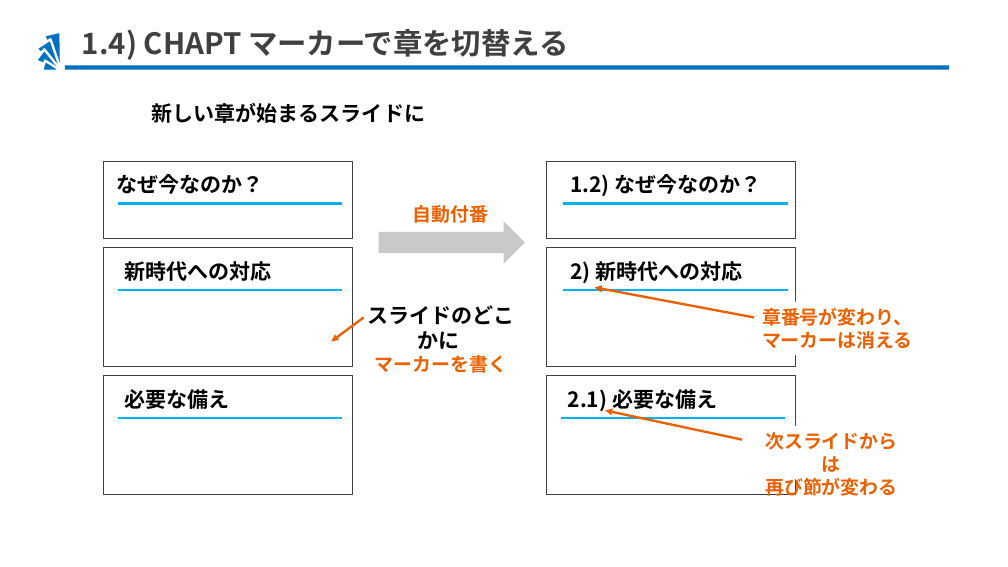
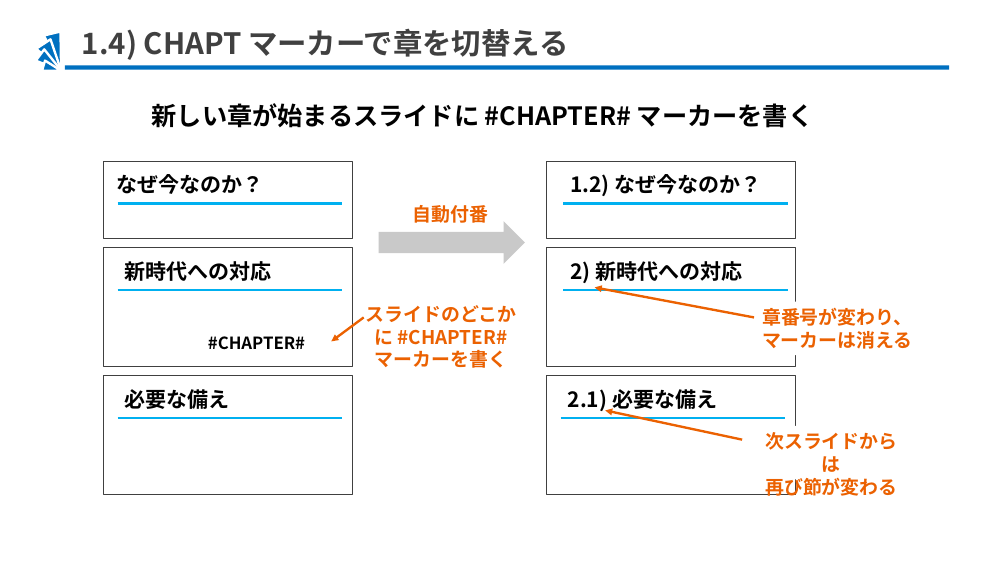
Before and after one commit to hiro77284/ppt-md-merger-samples, a slide deck: slide 5 of cases/105-pptx-numbering/build/105-pptx-numbering_target.pptx. Drawn at 1008x567 pixels with LibreOffice and Linux fonts; fonts in the diff are those of the drawing. Boxes give left, top, right and bottom in pixels: in the first picture for what was removed or moved away, otherwise in the second. Text is boxed around its words. In the diff, an @@ line names an element or a change of style, - is before the commit and + after.

Commit message:
CHAPT -> CHAPTER

```diff
--- a/cases/105-pptx-numbering/build/105-pptx-numbering_target.pptx
+++ b/cases/105-pptx-numbering/build/105-pptx-numbering_target.pptx
@@ text at [152, 103, 813, 128]: text changed; size 20 to 24 pt; font Arial to Noto Sans CJK JP @@
-新しい章が始まるスライドに
+新しい章が始まるスライドに #CHAPTER# マーカーを書く
@@ text at [366, 305, 517, 345]: text changed; size 20 to 18 pt; font Arial to Noto Sans CJK JP; text colour #000000 to #EB6101 @@
-スライドのどこかに
+スライドのどこかに #CHAPTER#
@@ text added at [208, 336, 305, 350], 16 pt, text #000000, bold @@
+#CHAPTER#
```
Also in this commit, not shown: 1 other slide changed, 14 other files.
